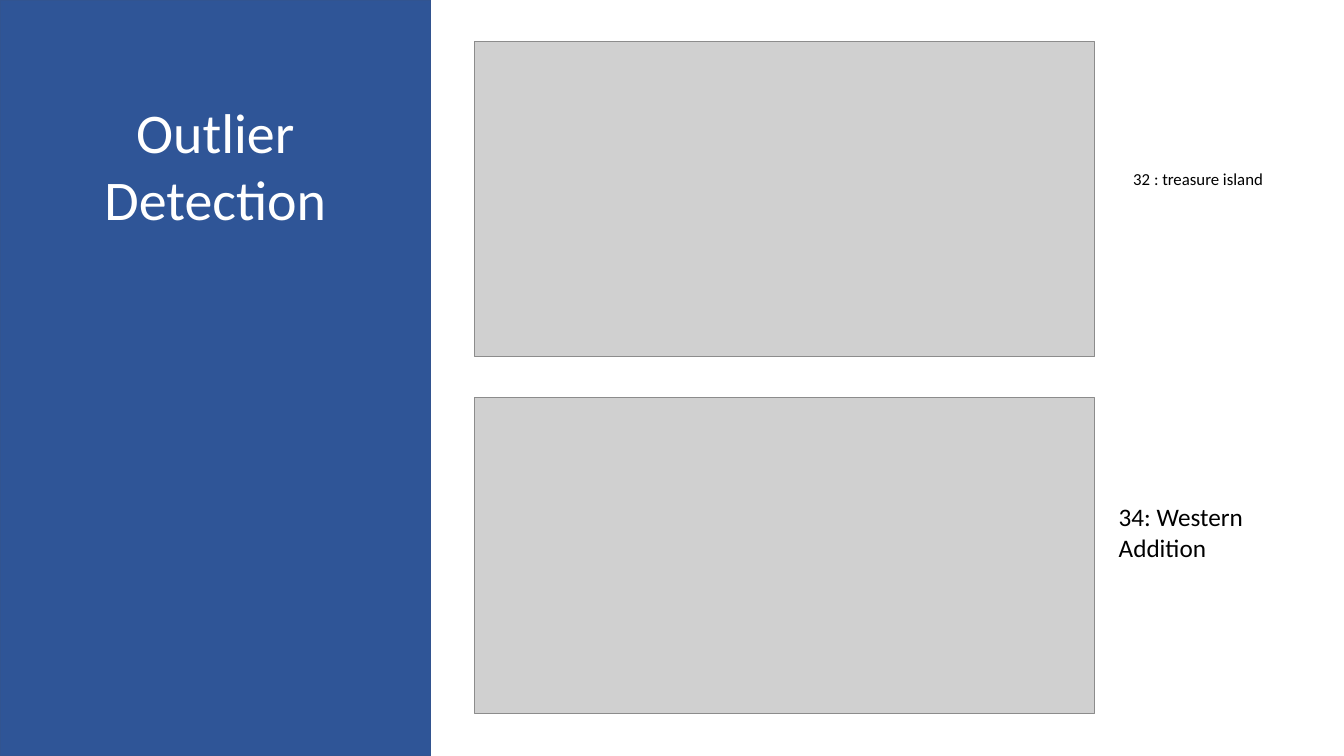
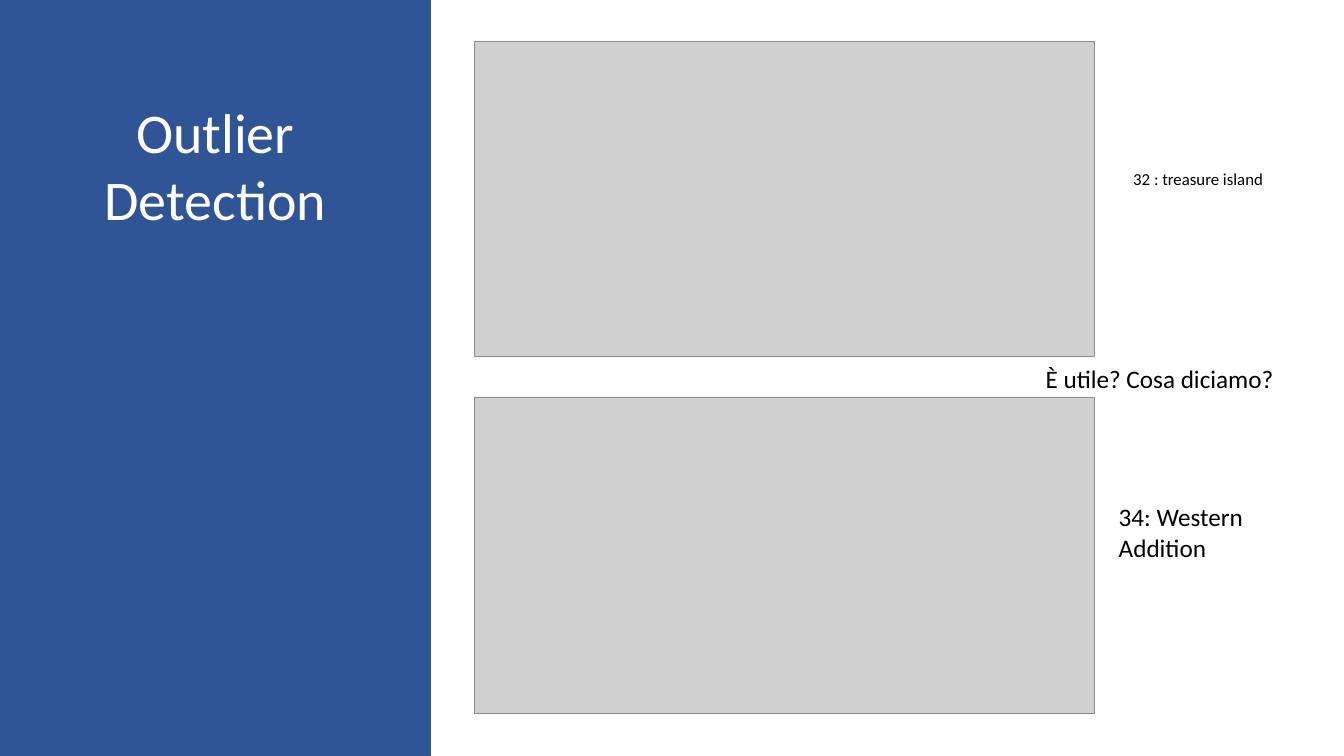
Before and after one commit to pietrobogani/SF-houses, a slide deck: slide 13 of Seconda Presentazione.pptx. Drawn at 1344x756 pixels with LibreOffice and Linux fonts; fonts in the diff are those of the drawing; grey boxes stand for pictures. Boxes give left, top, right and bottom in pixels: in the first picture for what was removed or moved away, otherwise in the second. Text is boxed around its words. In the diff, an @@ line names an element or a change of style, - is before the commit and + after.

```diff
--- a/Seconda Presentazione.pptx
+++ b/Seconda Presentazione.pptx
@@ text added at [1046, 367, 1274, 389], 18 pt, text #000000 @@
+È utile? Cosa diciamo?
```
Also in this commit, not shown: 5 other slides changed, 3 other files.
